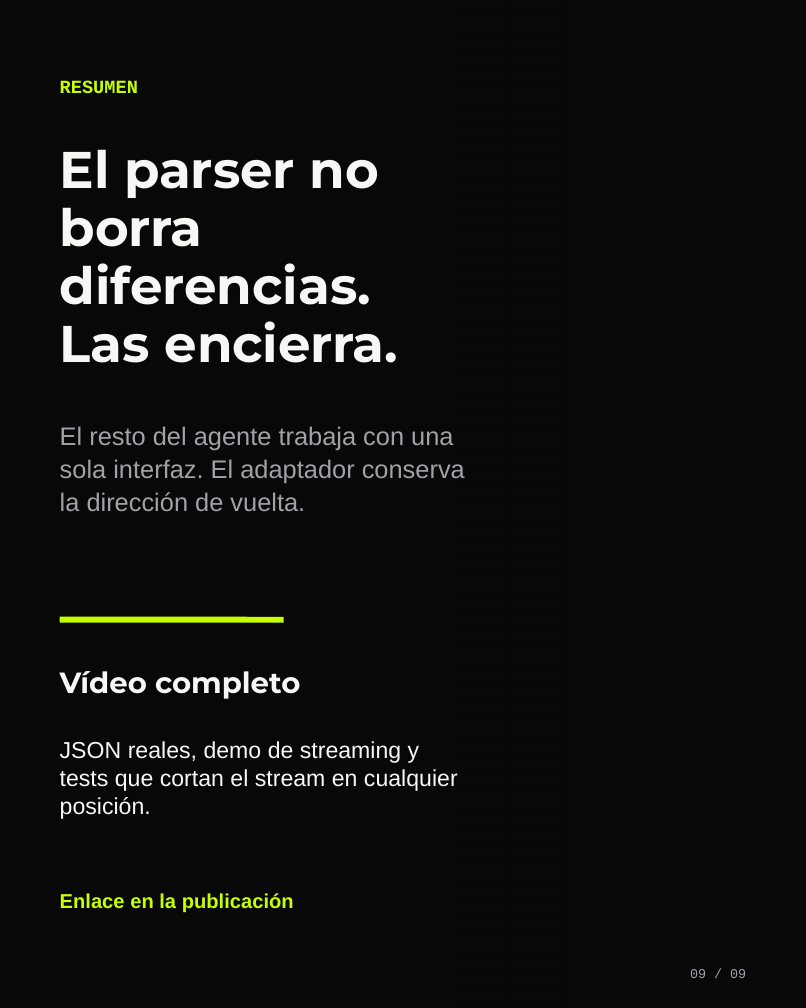
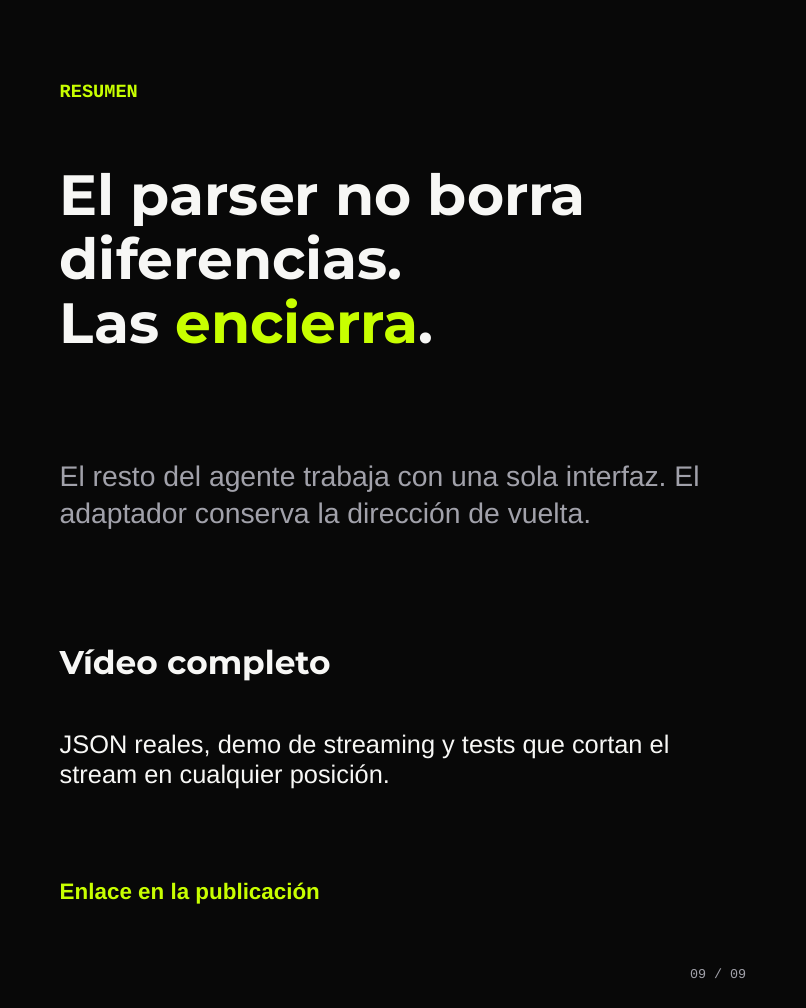
Before and after one commit to maximofn/gymnasia, a slide deck: slide 9 of youtube_assets/02_tool_call_parser/linkedin/carousel-tool-calls-linkedin-v2.pptx. Drawn at 806x1008 pixels with LibreOffice and Linux fonts; fonts in the diff are those of the drawing; background and template pictures are left out. Boxes give left, top, right and bottom in pixels: in the first picture for what was removed or moved away, otherwise in the second. Text is boxed around its words. In the diff, an @@ line names an element or a change of style, - is before the commit and + after.

```diff
--- a/youtube_assets/02_tool_call_parser/linkedin/carousel-tool-calls-linkedin-v2.pptx
+++ b/youtube_assets/02_tool_call_parser/linkedin/carousel-tool-calls-linkedin-v2.pptx
@@ rectangle removed at <box>455,0,567,1007</box> @@
@@ text "RESUMEN": place and size @@
-text "RESUMEN" at <box>60,80,138,93</box>
+text "RESUMEN" at <box>60,84,138,97</box>
@@ text "El parser no borra diferencias.": place and size @@
-text "El parser no borra diferencias." at <box>60,149,399,363</box>
+text "El parser no borra diferencias." at <box>60,173,586,344</box>
@@ text "El parser no borra diferencias." at <box>60,173,586,344</box>: size 51.8 to 57 pt; text colour #F7F7F5 to #C8FF00 in "encierra." @@
@@ text "El resto del agente trabaja ...": place and size @@
-text "El resto del agente trabaja ..." at <box>60,426,465,511</box>
+text "El resto del agente trabaja ..." at <box>60,465,699,529</box>
@@ text "El resto del agente trabaja ..." at <box>60,465,699,529</box>: size 25.5 to 28.5 pt @@
@@ line removed from (59, 620) to (284, 620) @@
@@ text "Vídeo completo": place and size @@
-text "Vídeo completo" at <box>60,671,300,699</box>
+text "Vídeo completo" at <box>60,649,331,681</box>
@@ text "Vídeo completo" at <box>60,649,331,681</box>: size 29.2 to 33 pt @@
@@ text "JSON reales, demo de streaming ...": place and size @@
-text "JSON reales, demo de streaming ..." at <box>60,741,458,819</box>
+text "JSON reales, demo de streaming ..." at <box>60,734,670,789</box>
@@ text "JSON reales, demo de streaming ..." at <box>60,734,670,789</box>: size 23.2 to 25.5 pt @@
@@ text "Enlace en la publicación": place and size @@
-text "Enlace en la publicación" at <box>60,893,294,912</box>
+text "Enlace en la publicación" at <box>60,882,319,904</box>
@@ text "Enlace en la publicación" at <box>60,882,319,904</box>: size 20.2 to 22.5 pt @@
```
Also in this commit, not shown: 1 other slide changed, 1 other file.
